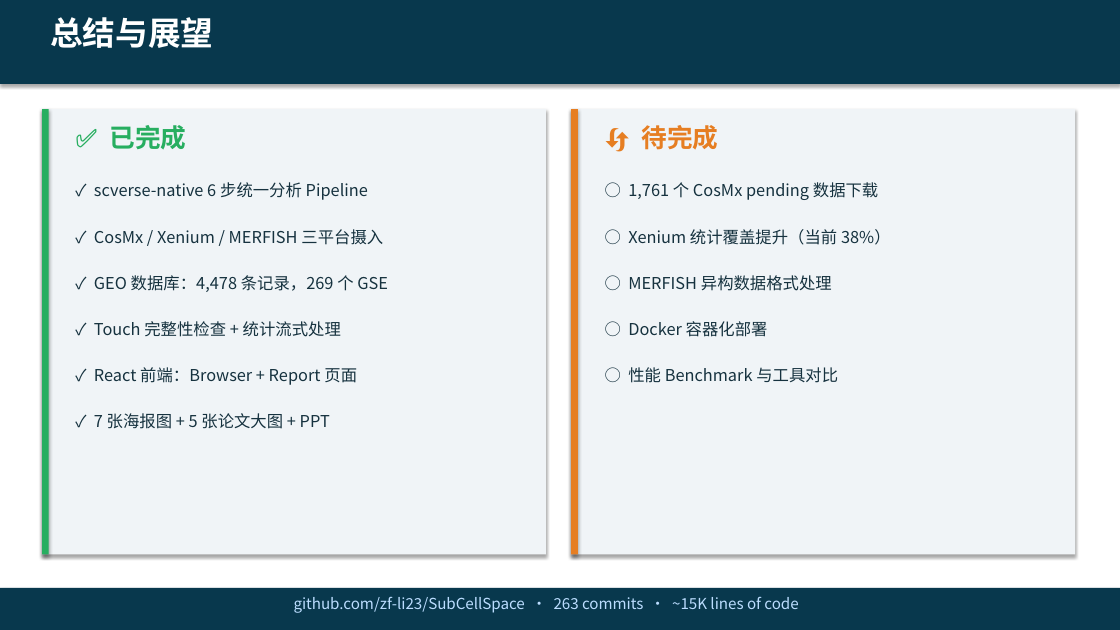
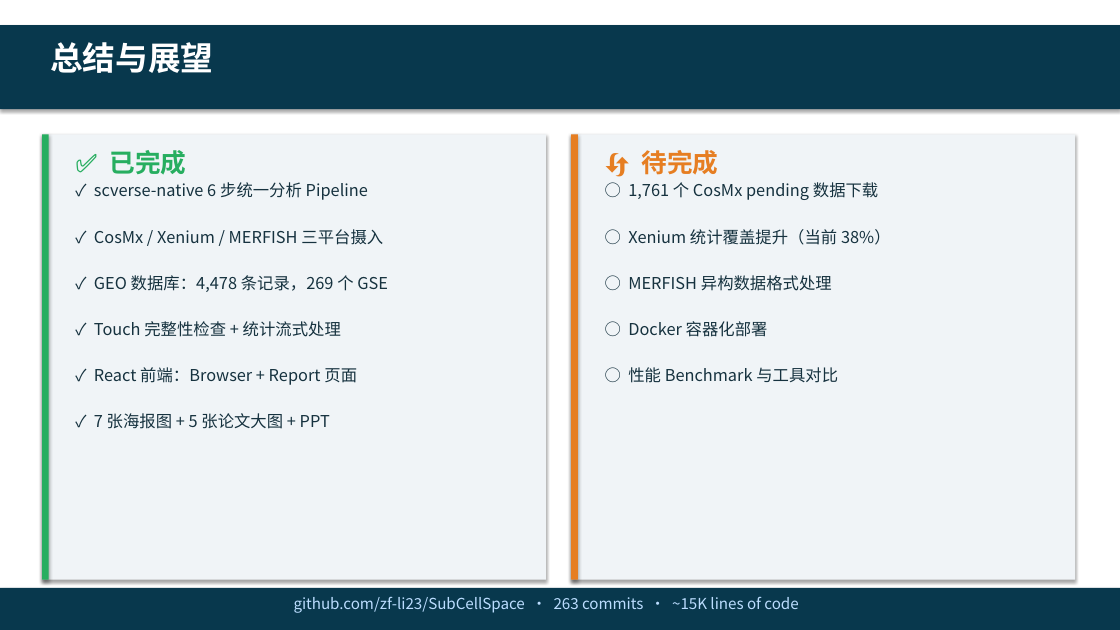
Before and after one commit to zf-li23/SubCellSpace, a slide deck: slide 11 of report/SubCellSpace_Presentation.pptx. Drawn at 1120x630 pixels with LibreOffice and Linux fonts; fonts in the diff are those of the drawing. Boxes give left, top, right and bottom in pixels: in the first picture for what was removed or moved away, otherwise in the second. Text is boxed around its words. In the diff, an @@ line names an element or a change of style, - is before the commit and + after.

Commit message:
fix: shift all slide headers and content down by 0.3in
- header() bar moved from y=0→1.0 to y=0.3→1.3
- All image Y positions: 1.2→1.5
- All text/rect Y positions: 1.3→1.6, 1.4→1.7
- Cover title unaffected

```diff
--- a/report/SubCellSpace_Presentation.pptx
+++ b/report/SubCellSpace_Presentation.pptx
@@ 5 rectangles, 3 texts: place and size @@
-5 rectangles, 3 texts at [0,0,1120,555]
+5 rectangles, 3 texts at [0,25,1120,580]
```
Also in this commit, not shown: 10 other slides changed, 3 other files.
